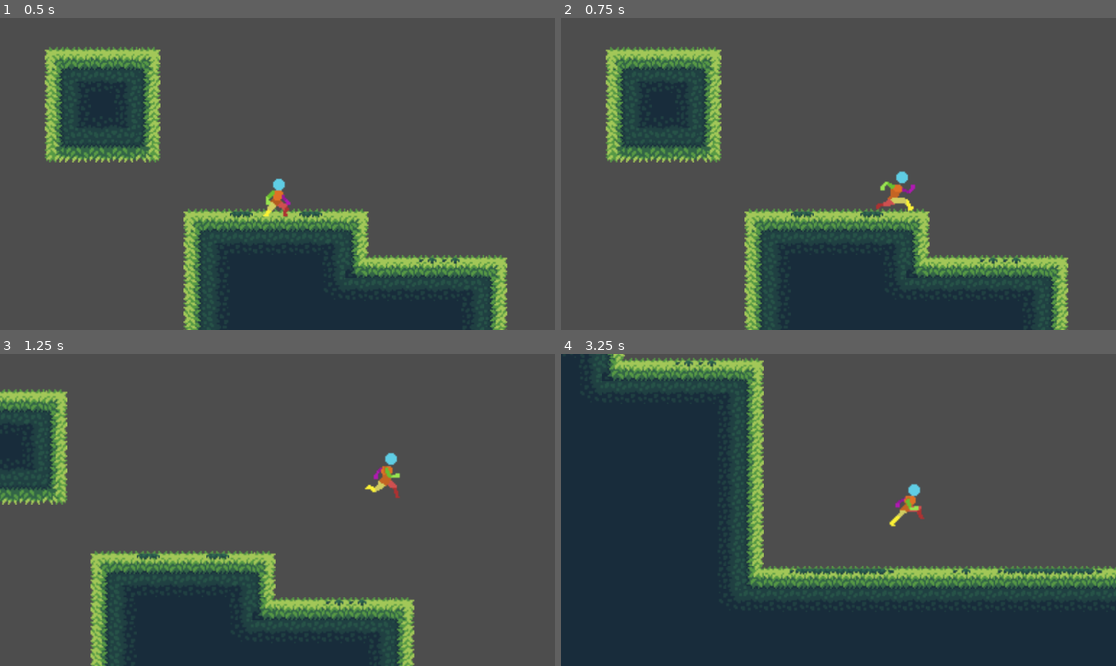
Above: before the commit, frames 1-4 (two rows, left to right).
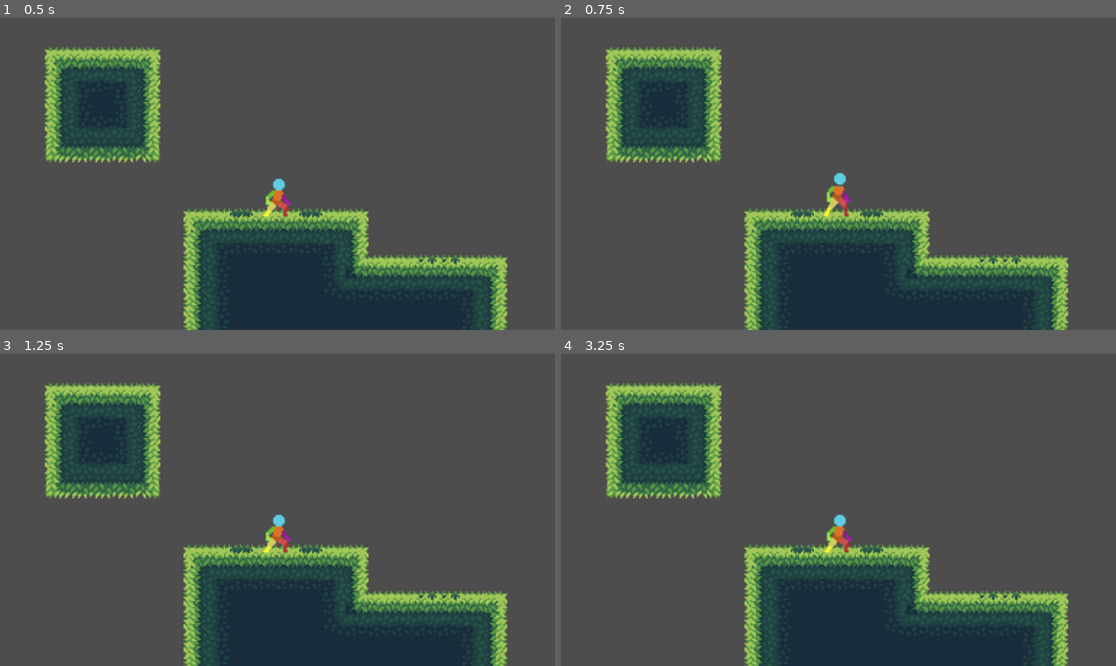
Above: after the commit, the same moments.

Repository: Allus-Interactive/platform-combat-game
Game: Godot game, scene res://scenes/main.tscn
The game is run twice, just before and just after one commit, with the same random seed, the same clock (stepped at 60 frames per second) and the same inputs.
Inputs:
- Up to frame 1 (0.5 s): no input
- Up to frame 2 (0.75 s): tap Enter at 0.5 s; hold D (move_right) from 0.53 s (still down); tap O (roll) at 0.6 s
- Up to frame 3 (1.25 s): keep holding D (move_right); tap Space (jump) at 0.77 s
- Up to frame 4 (3.25 s): tap F (toggle_weapon) at 1.35, 2.85 s; tap Space (jump) at 1.52, 3.02 s; release D (move_right) at 2.03 s; hold A (move_left) 2.03-2.78 s; tap O (roll) at 2.1 s; hold D (move_right) from 2.78 s (still down)

Frame 1 is identical in both runs. In frame 2, 0.7% of the frame differs, in the area x 47-64%, y 48-64%; in frame 3, 29%; in frame 4, 45%, in the area x 0-100%, y 0-100%.
Error after the commit: Attempt to call function 'check_if_can_move' in base 'null instance' on a null instance. (res://scripts/player.gd:76)

Commit message:
added check if can move

Diff:
--- a/scripts/player.gd
+++ b/scripts/player.gd
@@ -7,6 +7,7 @@
 
 @onready var sprite : Sprite2D = $Sprite2D
 @onready var animation_tree : AnimationTree = $AnimationTree
+@onready var state_machine : CharacterStateMachine = $CharacterStateMachine
 
 # Get the gravity from the project settings to be synced with RigidBody nodes
 var gravity = ProjectSettings.get_setting("physics/2d/default_gravity")
@@ -72,7 +73,7 @@
 	# Get the input direction and handle the movement/deceleration
 	direction = Input.get_vector("move_left", "move_right", "ui_up", "ui_down")
 
-	if direction.x != 0:
+	if direction.x != 0 && state_machine.check_if_can_move():
 		velocity.x = direction.x * speed
 	#elif animated_sprite.animation == "roll":
 		#pass
